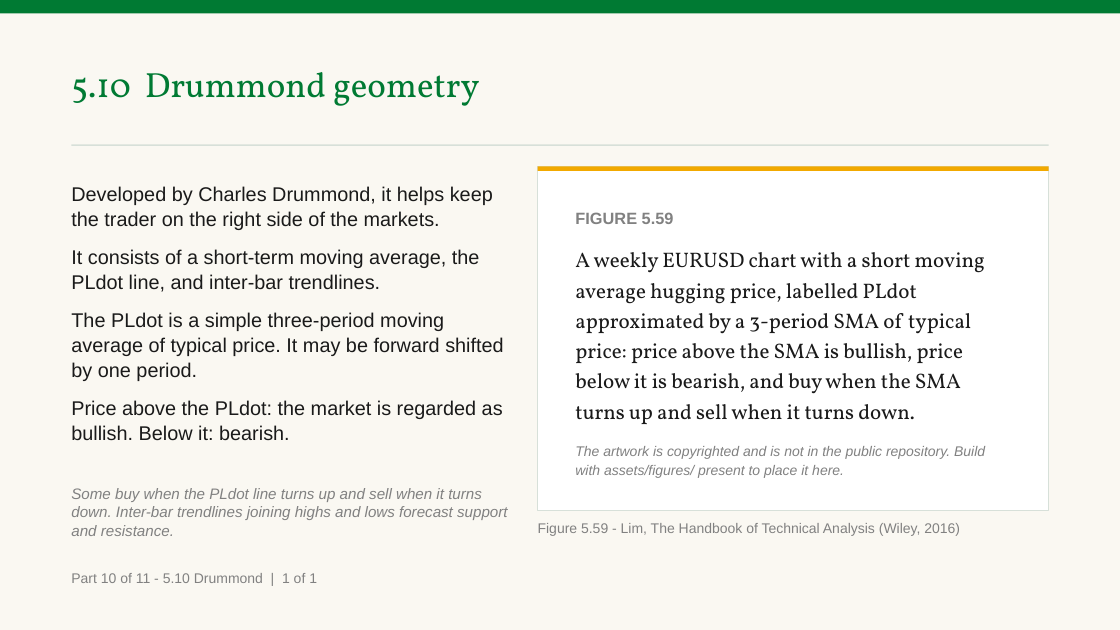
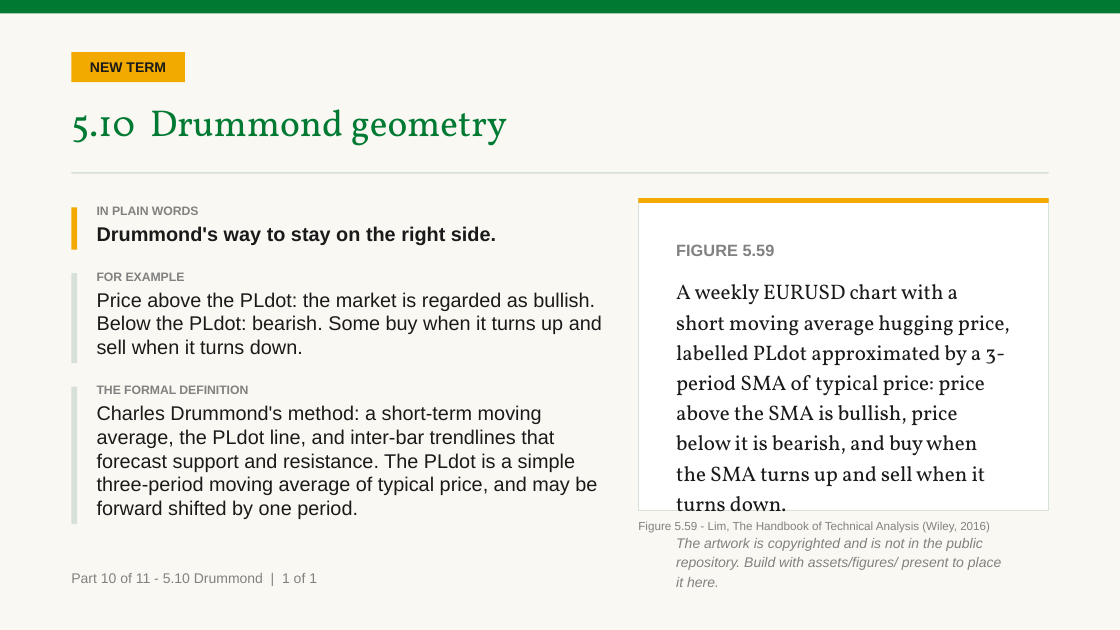
Before and after one commit to benjiesotelo-sudo/Telos_FIN1209, a slide deck: slide 129 of chapter-05/FIN1209-Chapter-05.pptx. Drawn at 1120x630 pixels with LibreOffice and Linux fonts; fonts in the diff are those of the drawing. Boxes give left, top, right and bottom in pixels: in the first picture for what was removed or moved away, otherwise in the second. Text is boxed around its words. In the diff, an @@ line names an element or a change of style, - is before the commit and + after.

```diff
--- a/chapter-05/FIN1209-Chapter-05.pptx
+++ b/chapter-05/FIN1209-Chapter-05.pptx
@@ rectangle added at (71,52,185,82), fill #F2A900, 12 pt, text #1A1A1A, bold @@
+NEW TERM
@@ text "5.10 Drummond geometry": place and size @@
-text "5.10 Drummond geometry" at (71,72,479,106)
+text "5.10 Drummond geometry" at (71,109,507,146)
@@ text "5.10 Drummond geometry" at (71,109,507,146): size 30 to 32 pt @@
@@ rectangle: place and size @@
-rectangle at (71,145,1049,146)
+rectangle at (71,172,1049,174)
@@ rectangle added at (71,208,77,250), fill #F2A900 @@
@@ text added at (97,206,496,245), 17 pt, text #1A1A1A, bold @@
+IN PLAIN WORDS
+Drummond's way to stay on the right side.
@@ rectangle: place and size @@
-rectangle at (538,166,1049,511)
+rectangle at (639,198,1049,511)
@@ rectangle: place and size @@
-rectangle at (538,166,1049,171)
+rectangle at (639,198,1049,203)
@@ text "FIGURE 5.59" rewrapped from (575,212,985,478) to (676,244,1010,587) @@
@@ rectangle added at (71,273,77,363), fill #D7E0D9 @@
@@ text added at (97,272,602,355), 17 pt, text #1A1A1A @@
+FOR EXAMPLE
+Price above the PLdot: the market is regarded as bullish. Below the PLdot: bearish. Some buy when it turns up and sell when it turns down.
@@ rectangle added at (71,386,77,524), fill #D7E0D9 @@
@@ text at (97,385,597,519): text changed @@
-Developed by Charles Drummond, it helps keep the trader on the right side of the markets.
-It consists of a short-term moving average, the PLdot line, and inter-bar trendlines.
-The PLdot is a simple three-period moving average of typical price. It may be forward shifted by one period.
-Price above the PLdot: the market is regarded as bullish. Below it: bearish.
+THE FORMAL DEFINITION
+Charles Drummond's method: a short-term moving average, the PLdot line, and inter-bar trendlines that forecast support and resistance. The PLdot is a simple three-period moving average of typical price, and may be forward shifted by one period.
@@ text removed at (71,488,507,536) @@
-Some buy when the PLdot line turns up and sell when it turns down. Inter-bar trendlines joining highs and lows forecast support and resistance.
@@ text "Figure 5.59 - Lim, The ...": place and size @@
-text "Figure 5.59 - Lim, The ..." at (538,523,960,536)
+text "Figure 5.59 - Lim, The ..." at (638,521,990,533)
@@ text "Figure 5.59 - Lim, The ..." at (638,521,990,533): size 12 to 10 pt @@
```
Also in this commit, not shown: 30 other slides changed, 4 other files.
